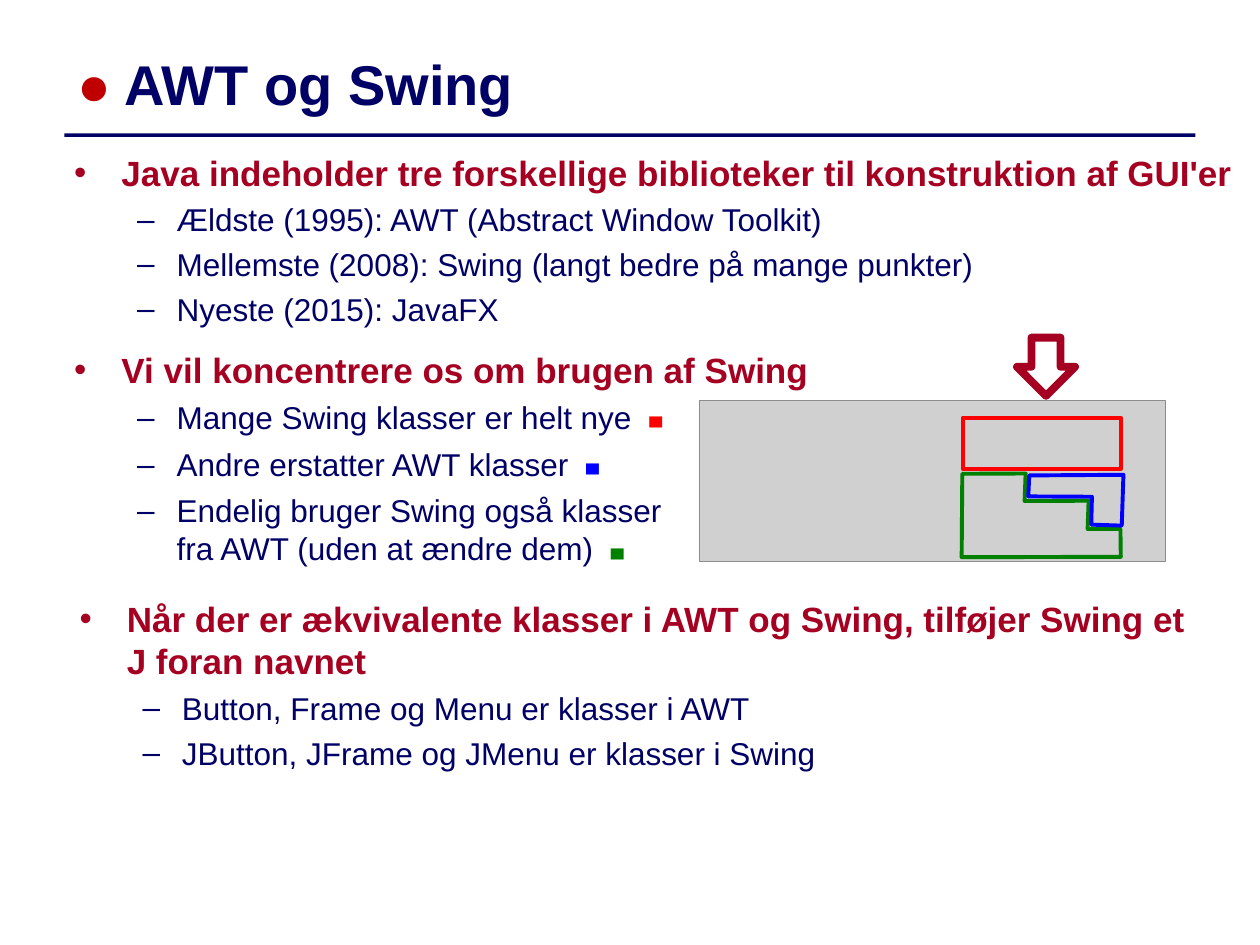
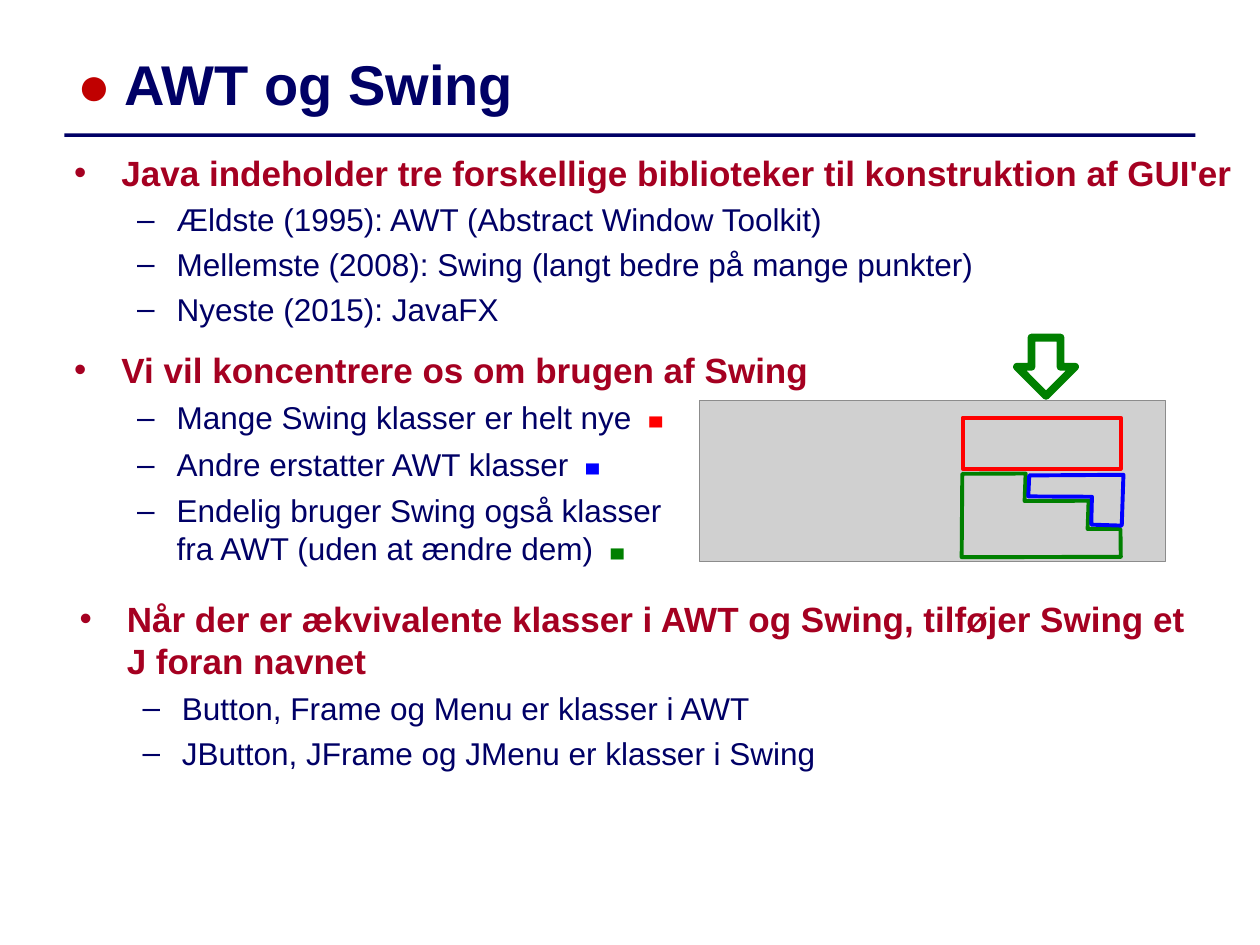
Before and after one commit to IntProgAU/Materiale, a slide deck: slide 2 of web/e21/uge_13/Slides-Uge13.pptx. Drawn at 1260x945 pixels with LibreOffice and Linux fonts; fonts in the diff are those of the drawing; grey boxes stand for pictures. Boxes give left, top, right and bottom in pixels: in the first picture for what was removed or moved away, otherwise in the second. Text is boxed around its words. In the diff, an @@ line names an element or a change of style, - is before the commit and + after.

```diff
--- a/web/e21/uge_13/Slides-Uge13.pptx
+++ b/web/e21/uge_13/Slides-Uge13.pptx
@@ down arrow at [1017, 338, 1075, 396]: outline #A50021 4.5 pt to #008000 4.5 pt @@
```
Also in this commit, not shown: 8 other slides changed, 1 other file.
